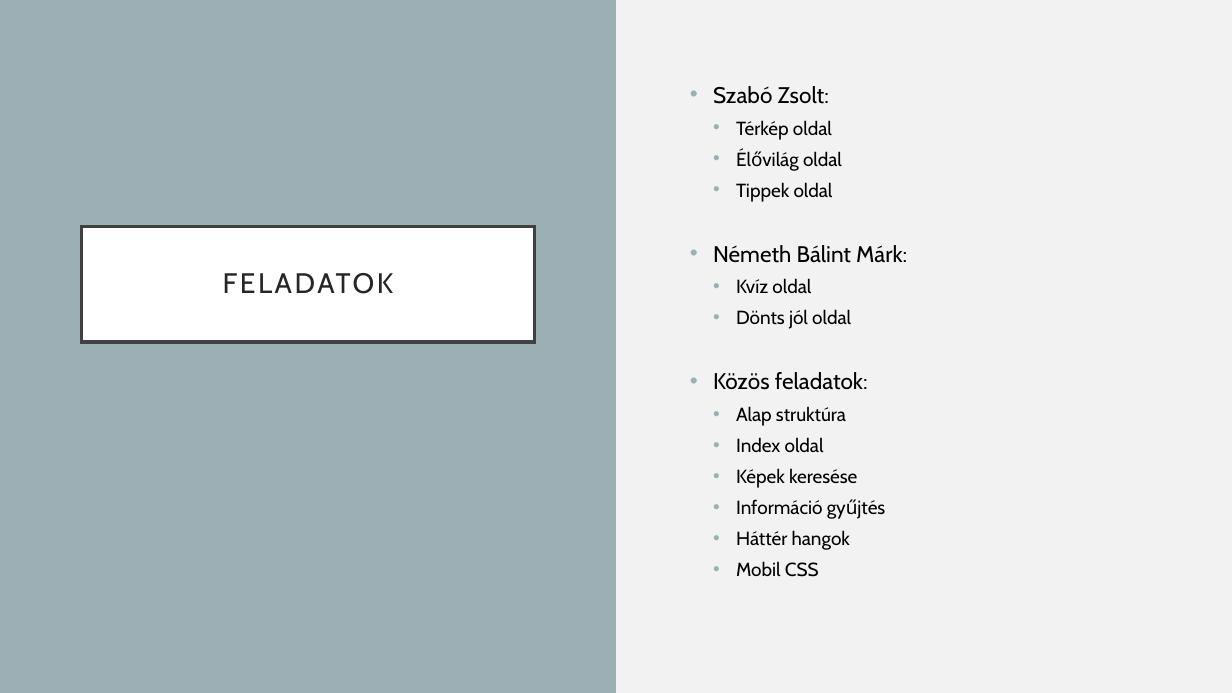
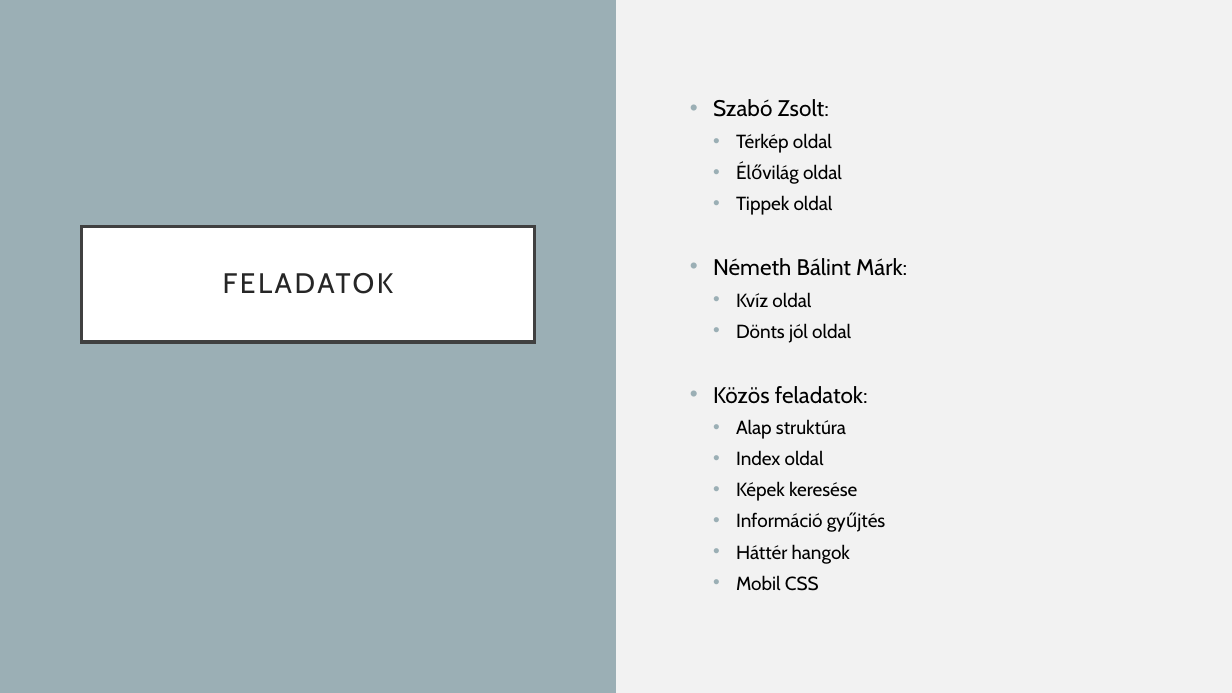
Before and after one commit to NemethBalintMark/EsoerdoProjekt, a slide deck: slide 4 of docs/Esőerdők világa.pptx. Drawn at 1232x693 pixels with LibreOffice and Linux fonts; fonts in the diff are those of the drawing. Boxes give left, top, right and bottom in pixels: in the first picture for what was removed or moved away, otherwise in the second. Text is boxed around its words. In the diff, an @@ line names an element or a change of style, - is before the commit and + after.

Commit message:
ppt alap

```diff
--- a/docs/Esőerdők világa.pptx
+++ b/docs/Esőerdők világa.pptx
@@ text "Szabó Zsolt:" at <box>713,99,907,591</box>: vertical alignment top to middle @@
```
Also in this commit, not shown: 2 other slides changed, 2 slides added, 1 slide removed, 3 other files.
